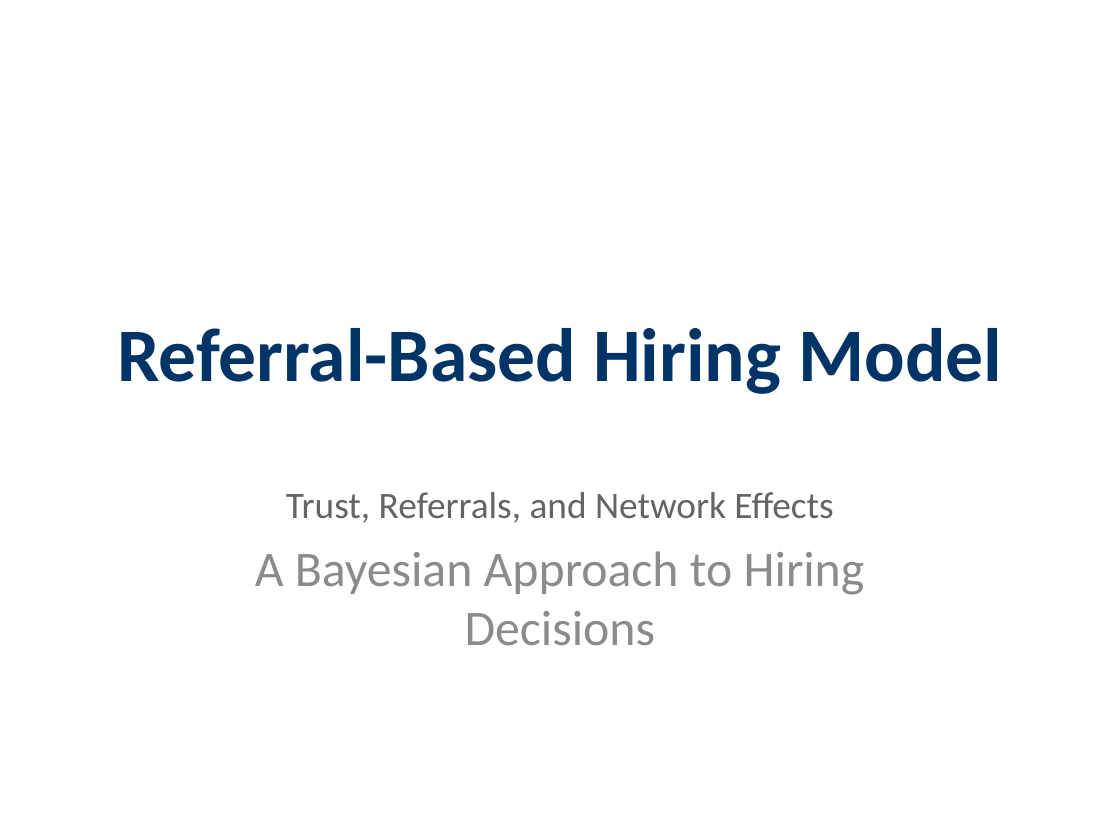
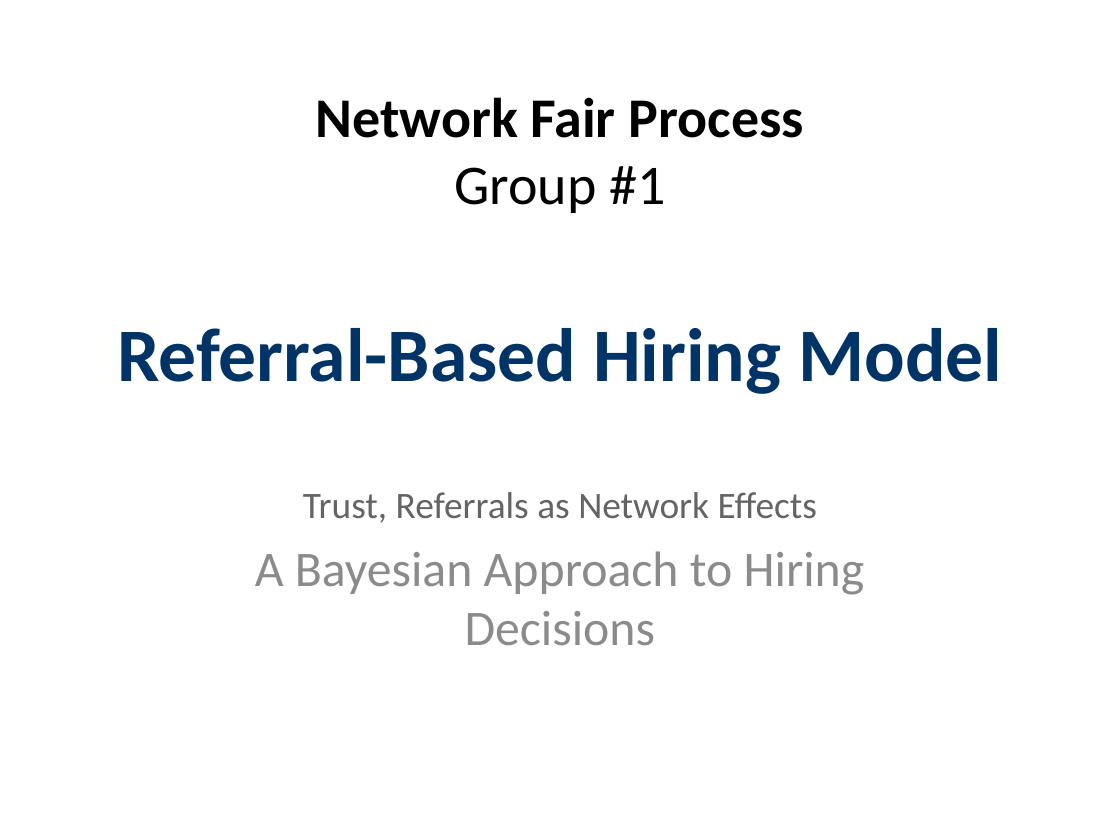
Before and after one commit to lisette-espin/NetworkEffectsGameTheory, a slide deck: slide 1 of pptx/Referral_Based_Hiring_Model.pptx. Drawn at 1120x840 pixels with LibreOffice and Linux fonts; fonts in the diff are those of the drawing. Boxes give left, top, right and bottom in pixels: in the first picture for what was removed or moved away, otherwise in the second. Text is boxed around its words. In the diff, an @@ line names an element or a change of style, - is before the commit and + after.

Commit message:
adding payoffs to models
updating pptx

```diff
--- a/pptx/Referral_Based_Hiring_Model.pptx
+++ b/pptx/Referral_Based_Hiring_Model.pptx
@@ text added at [316,97,804,213], 36 pt, text #000000, bold @@
+Network Fair Process
+Group #1
@@ subtitle at [303,492,817,523]: text changed @@
-Trust, Referrals, and Network Effects
+Trust, Referrals as Network Effects
```
Also in this commit, not shown: 5 other slides changed, 4 slides added, 14 other files.
